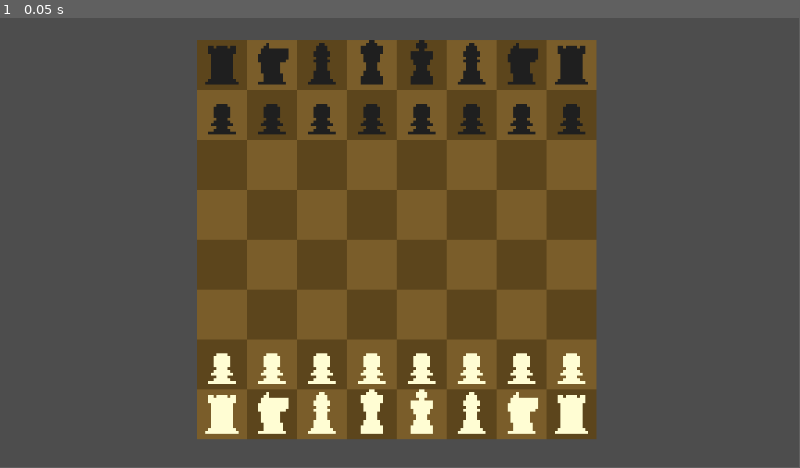
Above: before the commit, frame 1.
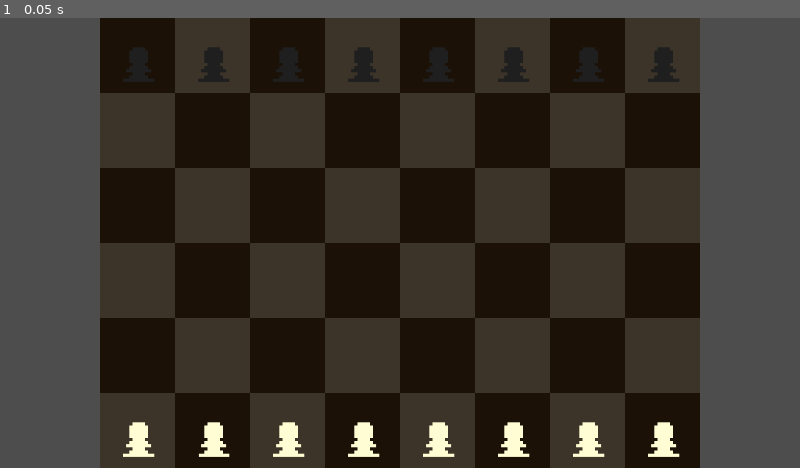
Above: after the commit, the same moment.

Repository: Super-Chess-Bros-Studios/Super-Chess-Bros
Game: Godot game, scene res://scenes/main.tscn
Two runs of this game, one before a commit and one after it. Both use one fixed random seed, a clock stepped at 60 frames per second and the inputs below.
Inputs:
- Up to frame 1 (0.05 s): no input
In our replay, the window is 799x449 before the commit and 800x450 after it. These sizes can differ from the game's own. Grey fills any space a smaller window leaves; there, only what the larger window draws over its background counts as a difference.

The runs differ from the first frame. In frame 1, 73% of the frame differs, in the area x 12-88%, y 0-100%.

Commit message:
Base State for chase Incorporating OOP

Diff:
--- a/project.godot
+++ b/project.godot
@@ -15,6 +15,15 @@
 config/features=PackedStringArray("4.4", "Forward Plus")
 config/icon="res://icon.svg"
 
+[autoload]
+
+Globals="*res://scripts/globals.gd"
+
+[display]
+
+window/size/viewport_width=1280
+window/size/viewport_height=720
+
 [rendering]
 
 textures/canvas_textures/default_texture_filter=0
--- a/scenes/board.gd
+++ /dev/null
@@ -1,73 +0,0 @@
-extends Sprite2D
-
-const BOARD_SIZE = 8
-const CELL_WIDTH = 18
-
-#Placeholder for each piece sprite
-const TEXTURE_HOLDER = preload("res://scenes/texture_holder.tscn")
-
-#Black Pieces
-const BLACK_BISHOP = preload("res://assets/sprites/chess_pieces/black_bishop.png")
-const BLACK_KING = preload("res://assets/sprites/chess_pieces/black_king.png")
-const BLACK_PAWN = preload("res://assets/sprites/chess_pieces/black_pawn.png")
-const BLACK_QUEEN = preload("res://assets/sprites/chess_pieces/black_queen.png")
-const BLACK_ROOK = preload("res://assets/sprites/chess_pieces/black_rook.png")
-const BLACK_KNIGHT = preload("res://assets/sprites/chess_pieces/black_knight.png")
-const TURN_BLACK = preload("res://assets/sprites/chess_pieces/turn-black.png")
-
-#White Pieces
-const WHITE_BISHOP = preload("res://assets/sprites/chess_pieces/white_bishop.png")
-const WHITE_KING = preload("res://assets/sprites/chess_pieces/white_king.png")
-const WHITE_KNIGHT = preload("res://assets/sprites/chess_pieces/white_knight.png")
-const WHITE_QUEEN = preload("res://assets/sprites/chess_pieces/white_queen.png")
-const WHITE_ROOK = preload("res://assets/sprites/chess_pieces/white_rook.png")
-const WHITE_PAWN = preload("res://assets/sprites/chess_pieces/white_pawn.png")
-const TURN_WHITE = preload("res://assets/sprites/chess_pieces/turn-white.png")
-
-@onready var pieces: Node2D = $Pieces
-@onready var dots: Node2D = $Dots
-@onready var turn: Sprite2D = $Turn
-
-#Variables
-# num will represent each piece and if it is - it means it is black
-# 0 = empty, 1 = pawn, 2 = knight, 3 = bishop, 4 = rook, 5 = queen, 6 = king
-var board: Array
-var white: bool
-var state : bool
-var moves = []
-var selected_piece : Vector2
-
-# Called when the node enters the scene tree for the first time.
-func _ready() -> void:
-	board.append([4,2,3,5,6,3,2,4])
-	board.append([1,1,1,1,1,1,1,1])
-	board.append([0,0,0,0,0,0,0,0])
-	board.append([0,0,0,0,0,0,0,0])
-	board.append([0,0,0,0,0,0,0,0])
-	board.append([0,0,0,0,0,0,0,0])
-	board.append([-1,-1,-1,-1,-1,-1,-1,-1])
-	board.append([-4,-2,-3,-5,-6,-3,-2,-4])
-
-	display_board()
-
-func display_board():
-	for i in BOARD_SIZE:
-		for j in BOARD_SIZE:
-			var holder = TEXTURE_HOLDER.instantiate()
-			pieces.add_child(holder)
-			holder.global_position = Vector2(j * CELL_WIDTH + (CELL_WIDTH/2), -i * CELL_WIDTH - (CELL_WIDTH/2))
-
-			match board[i][j]:
-				-6: holder.texture = BLACK_KING
-				-5: holder.texture = BLACK_QUEEN
-				-4: holder.texture = BLACK_ROOK
-				-3: holder.texture = BLACK_BISHOP
-				-2: holder.texture = BLACK_KNIGHT
-				-1: holder.texture = BLACK_PAWN
-				0: holder.texture = null
-				6: holder.texture = WHITE_KING
-				5: holder.texture = WHITE_QUEEN
-				4: holder.texture = WHITE_ROOK
-				3: holder.texture = WHITE_BISHOP
-				2: holder.texture = WHITE_KNIGHT
-				1: holder.texture = WHITE_PAWN
--- a/scenes/board.tscn
+++ /dev/null
@@ -1,15 +0,0 @@
-[gd_scene load_steps=3 format=3 uid="uid://c4u47p1oik0xl"]
-
-[ext_resource type="Texture2D" uid="uid://dwbpl1ts02gh" path="res://assets/sprites/chess_board.png" id="1_bw3vb"]
-[ext_resource type="Script" uid="uid://qtmm3dathetf" path="res://scenes/board.gd" id="2_tx6nw"]
-
-[node name="Board" type="Sprite2D"]
-texture = ExtResource("1_bw3vb")
-script = ExtResource("2_tx6nw")
-
-[node name="Pieces" type="Node2D" parent="."]
-position = Vector2(-1, -1)
-
-[node name="Dots" type="Node2D" parent="."]
-
-[node name="Turn" type="Sprite2D" parent="."]
--- /dev/null
+++ b/scenes/chess/board.tscn
@@ -0,0 +1,20 @@
+[gd_scene load_steps=5 format=3 uid="uid://xv82r6mhk4x5"]
+
+[ext_resource type="Script" uid="uid://b5ep5if383vj3" path="res://scripts/chess/board.gd" id="1_m5kr7"]
+[ext_resource type="PackedScene" uid="uid://dldgguqclgyl8" path="res://scenes/chess/tile.tscn" id="2_w6gev"]
+[ext_resource type="PackedScene" uid="uid://bidd6hxynugwx" path="res://scenes/chess/piece.tscn" id="3_6y3m1"]
+[ext_resource type="Texture2D" uid="uid://clw4wtm4s1qki" path="res://assets/sprites/chess-pieces.png" id="4_l1xyo"]
+
+[node name="Board" type="Node2D"]
+script = ExtResource("1_m5kr7")
+tile_scene = ExtResource("2_w6gev")
+piece_scene = ExtResource("3_6y3m1")
+piece_sprite_sheet = ExtResource("4_l1xyo")
+
+[node name="PiecesContainer" type="Node2D" parent="."]
+
+[node name="TilesContainer" type="Node2D" parent="."]
+
+[node name="Camera2D" type="Camera2D" parent="."]
+position = Vector2(290, 164)
+zoom = Vector2(5, 5)
--- /dev/null
+++ b/scenes/chess/piece.gd
@@ -0,0 +1,45 @@
+extends Node2D
+
+@export var piece_type: String  # e.g. "bishop", "king", etc.
+@export var is_white: bool  # true for white, false for black
+@export var board_position: Vector2i  # grid position on the board (0-7,0-7)
+@export var point_value: int # respective point value of each piece
+
+var sprite_sheet: Texture  # assign once from a shared resource
+var sprite: Sprite2D
+
+# Mapping piece types to column index in sprite sheet
+const PIECE_ORDER = {
+	"bishop": 0,
+	"king": 1,
+	"knight": 2,
+	"pawn": 3,
+	"queen": 4,
+	"rook": 5,
+}
+
+func _ready():
+	sprite = $Sprite2D
+	if sprite_sheet:
+		update_sprite_region()
+
+func update_sprite_region():
+	var col = PIECE_ORDER.get(piece_type, 0)
+	var row = 0 if not is_white else 1  # black = 0, white = 1
+
+	var padding = 1  # 1 pixel padding between frames
+
+	var frame_width = (sprite_sheet.get_width() - padding * (6 - 1)) / 6
+	var frame_height = (sprite_sheet.get_height() - padding * (2 - 1)) / 2
+
+	var x = col * (frame_width + padding)
+	var y = row * (frame_height + padding)
+
+	sprite.texture = sprite_sheet
+	sprite.region_enabled = true
+	sprite.region_rect = Rect2(x, y, frame_width, frame_height)
+
+# IMPORTANT FUNCTION: This is how you set the position of piece
+func set_board_position(pos: Vector2i, tile_size: int = 24):
+	board_position = pos
+	position = Vector2(pos.x * tile_size + tile_size/2, pos.y * tile_size + tile_size/2)
--- /dev/null
+++ b/scenes/chess/piece.tscn
@@ -0,0 +1,8 @@
+[gd_scene load_steps=2 format=3 uid="uid://bidd6hxynugwx"]
+
+[ext_resource type="Script" uid="uid://c1ncgg4tiedqu" path="res://scenes/chess/piece.gd" id="1_g2fmo"]
+
+[node name="Piece" type="Node2D"]
+script = ExtResource("1_g2fmo")
+
+[node name="Sprite2D" type="Sprite2D" parent="."]
--- /dev/null
+++ b/scenes/chess/tile.tscn
@@ -0,0 +1,11 @@
+[gd_scene load_steps=3 format=3 uid="uid://dldgguqclgyl8"]
+
+[ext_resource type="Script" uid="uid://eu8uy5e38nr1" path="res://scripts/chess/tile.gd" id="1_3dk36"]
+[ext_resource type="Texture2D" uid="uid://c4hiqwc00q3rb" path="res://assets/sprites/tile-sprite.png" id="2_16y4v"]
+
+[node name="Tile" type="Node2D"]
+script = ExtResource("1_3dk36")
+
+[node name="Background" type="Sprite2D" parent="."]
+texture = ExtResource("2_16y4v")
+centered = false
--- /dev/null
+++ b/scenes/dual_arena.tscn
@@ -0,0 +1,3 @@
+[gd_scene format=3 uid="uid://c33twyv8t8bc0"]
+
+[node name="DualArena" type="Node2D"]
--- a/scenes/main.tscn
+++ b/scenes/main.tscn
@@ -1,15 +1,8 @@
-[gd_scene load_steps=2 format=3 uid="uid://lq0wuin82d5k"]
+[gd_scene load_steps=3 format=3 uid="uid://lq0wuin82d5k"]
 
-[ext_resource type="PackedScene" uid="uid://c4u47p1oik0xl" path="res://scenes/board.tscn" id="1_o5qli"]
+[ext_resource type="Script" uid="uid://cki3j0mwd04b5" path="res://scripts/main.gd" id="1_0wfyh"]
+[ext_resource type="PackedScene" uid="uid://xv82r6mhk4x5" path="res://scenes/chess/board.tscn" id="2_0wfyh"]
 
 [node name="Main" type="Node2D"]
-
-[node name="Camera2D" type="Camera2D" parent="."]
-position = Vector2(73, -70)
-zoom = Vector2(4, 4)
-
-[node name="CanvasGroup" type="CanvasGroup" parent="."]
-position = Vector2(144, 4)
-
-[node name="Board" parent="." instance=ExtResource("1_o5qli")]
-position = Vector2(72, -71)
+script = ExtResource("1_0wfyh")
+board_scene = ExtResource("2_0wfyh")
--- a/scenes/texture_holder.tscn
+++ /dev/null
@@ -1,3 +0,0 @@
-[gd_scene format=3 uid="uid://cajckrjxvy40o"]
-
-[node name="texture_holder" type="Sprite2D"]
--- /dev/null
+++ b/scenes/ui_manager.tscn
@@ -0,0 +1,3 @@
+[gd_scene format=3 uid="uid://xirb3fs5cx7r"]
+
+[node name="UIManager" type="CanvasLayer"]
--- /dev/null
+++ b/scripts/chess/board.gd
@@ -0,0 +1,76 @@
+extends Node2D
+
+const BOARD_SIZE := 8
+const TILE_SIZE := 24
+
+#So TilesContainer just contains a bunch of scenes of tile which we import as a packed scene
+@onready var tiles_container := $TilesContainer
+@export var tile_scene: PackedScene
+
+#So each chess piece is going to be a piece scene and we populate it with respective sprite
+@export var piece_scene: PackedScene
+@export var piece_sprite_sheet: Texture
+
+# The camera controls the view port of chess portion
+@onready var camera_2d: Camera2D = $Camera2D
+
+# We get board center so we can position camera correctly
+var board_center = Vector2(BOARD_SIZE * TILE_SIZE, BOARD_SIZE * TILE_SIZE) / 2
+
+func _ready():
+	spawn_board()
+	spawn_pieces()
+	$Camera2D.position = board_center
+
+# Populates our board with respective tiles
+func spawn_board():
+	for row in BOARD_SIZE:
+		for col in BOARD_SIZE:
+			var tile = tile_scene.instantiate()
+			tile.position = Vector2(col, row) * TILE_SIZE
+			tile.name = "Tile_%d_%d" % [row, col]
+			tile.board_position = Vector2i(col, row)
+			tiles_container.add_child(tile)
+			tile.set_tile_color((col + row) % 2 == 0)
+
+# Our function that spawns the respective piece
+func spawn_piece(piece_type: String, is_white: bool, position: Vector2i, point_value: int):
+	var piece = piece_scene.instantiate()
+	piece.piece_type = piece_type
+	piece.is_white = is_white
+	piece.set_board_position(position, TILE_SIZE) # This is important as this is the grid position of the piece in reference to the array of the positions so we change this value to change the position of a piece
+	piece.sprite_sheet = piece_sprite_sheet
+	piece.point_value = point_value
+	add_child(piece)
+
+func spawn_pieces():
+	# Pawns
+	for col in range(8):
+		spawn_piece("pawn", true, Vector2i(col, 6), 1)   # white pawns
+		spawn_piece("pawn", false, Vector2i(col, 1), 1)  # black pawns
+
+	# Rooks
+	spawn_piece("rook", true, Vector2i(0, 7), 5)
+	spawn_piece("rook", true, Vector2i(7, 7), 5)
+	spawn_piece("rook", false, Vector2i(0, 0), 5)
+	spawn_piece("rook", false, Vector2i(7, 0), 5)
+
+	# Knights
+	spawn_piece("knight", true, Vector2i(1, 7), 3)
+	spawn_piece("knight", true, Vector2i(6, 7), 3)
+	spawn_piece("knight", false, Vector2i(1, 0), 3)
+	spawn_piece("knight", false, Vector2i(6, 0), 3)
+
+	# Bishops
+	spawn_piece("bishop", true, Vector2i(2, 7), 3)
+	spawn_piece("bishop", true, Vector2i(5, 7), 3)
+	spawn_piece("bishop", false, Vector2i(2, 0), 3)
+	spawn_piece("bishop", false, Vector2i(5, 0), 3)
+
+	# Queens
+	spawn_piece("queen", true, Vector2i(3, 7), 9)
+	spawn_piece("queen", false, Vector2i(3, 0), 9)
+
+	# Kings
+	spawn_piece("king", true, Vector2i(4, 7), 0)
+	spawn_piece("king", false, Vector2i(4, 0), 0)
--- /dev/null
+++ b/scripts/chess/tile.gd
@@ -0,0 +1,18 @@
+extends Node2D
+
+@export var board_position := Vector2i(0, 0)
+@onready var background := $Background
+
+func set_tile_color(is_light: bool) -> void:
+	background.modulate = Color(0.85, 0.75, 0.6) if is_light else Color(0.4, 0.25, 0.1)
+
+
+func highlight(color: Color = Color.YELLOW) -> void:
+	background.modulate = color
+
+func reset_color():
+	var is_light := (board_position.x + board_position.y) % 2 == 0
+	set_tile_color(is_light)
+
+func _ready() -> void:
+	pass
--- /dev/null
+++ b/scripts/globals.gd
@@ -0,0 +1,13 @@
+extends Node
+
+const TILE_SIZE = 24
+
+
+# Called when the node enters the scene tree for the first time.
+func _ready() -> void:
+	pass # Replace with function body.
+
+
+# Called every frame. 'delta' is the elapsed time since the previous frame.
+func _process(delta: float) -> void:
+	pass
--- /dev/null
+++ b/scripts/main.gd
@@ -0,0 +1,8 @@
+extends Node2D
+
+@export var board_scene: PackedScene  # Drag your Board.tscn here in the inspector
+
+# Main scene manager for everything
+func _ready():
+	var board = board_scene.instantiate()
+	add_child(board)
Binary file added: assets/sprites/chess-pieces.png
Not shown, changed: assets/sprites/chess-pieces.png.import
Binary file removed: assets/sprites/chess_pieces/black_bishop.png
Not shown, removed: assets/sprites/chess_pieces/black_bishop.png.import
Binary file removed: assets/sprites/chess_pieces/black_king.png
Binary file removed: assets/sprites/chess_pieces/black_knight.png
Not shown, removed: assets/sprites/chess_pieces/black_knight.png.import
Binary file removed: assets/sprites/chess_pieces/black_pawn.png
Not shown, removed: assets/sprites/chess_pieces/black_pawn.png.import
Binary file removed: assets/sprites/chess_pieces/black_queen.png
Not shown, removed: assets/sprites/chess_pieces/black_queen.png.import
Binary file removed: assets/sprites/chess_pieces/black_rook.png
(and 24 more such lines)
